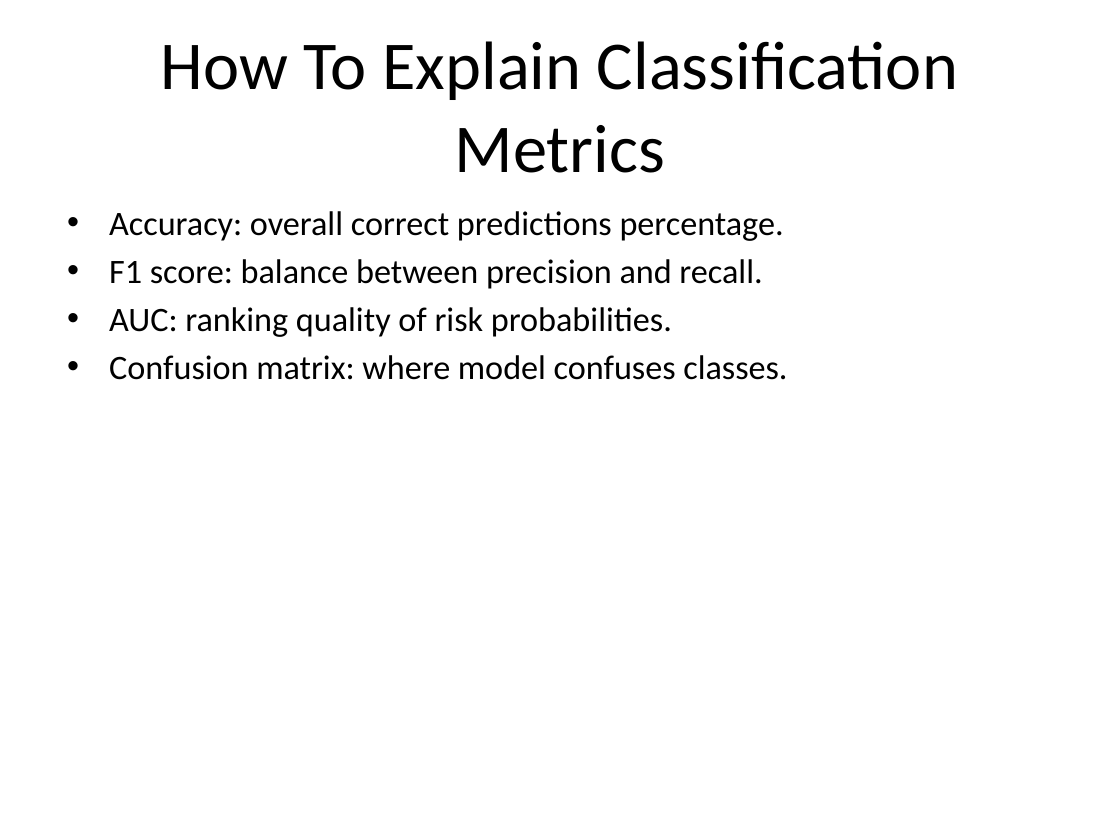
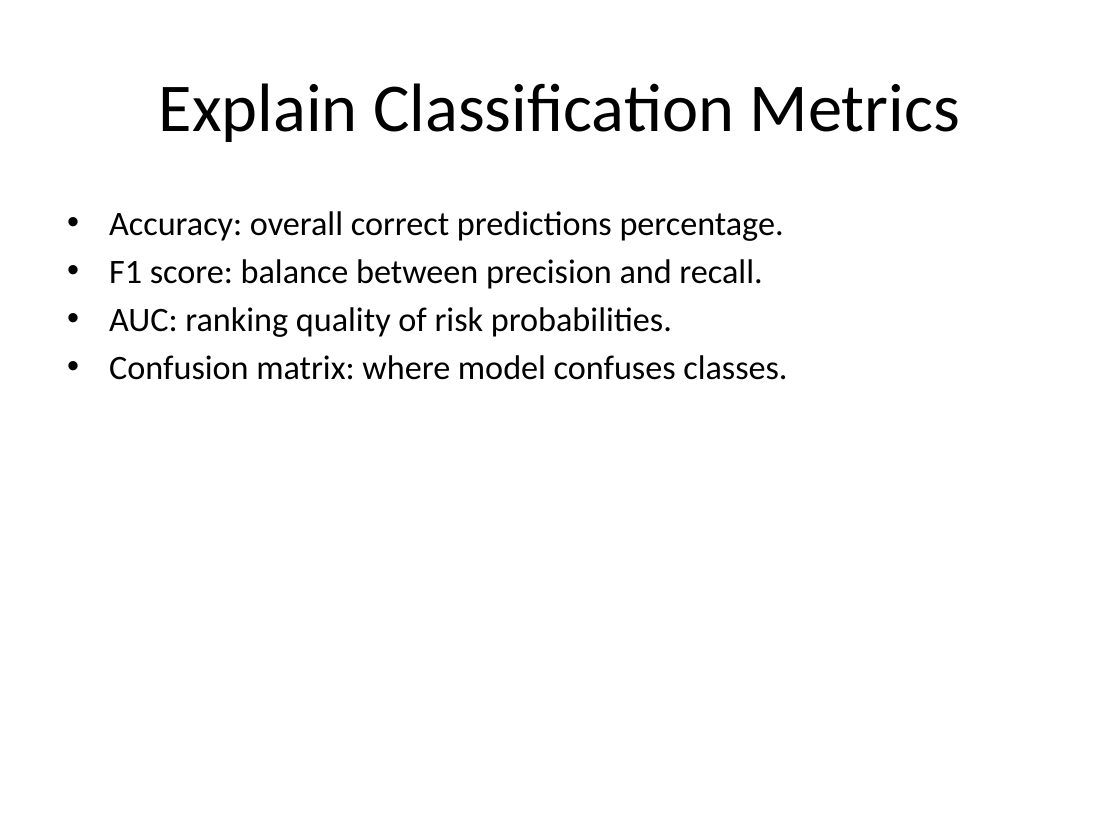
Before and after one commit to Meenakshipro/My-Projects, a slide deck: slide 19 of Project 3/docs/Rapido_Student_Teaching_Deck.pptx (slide 22 before the commit). Drawn at 1120x840 pixels with LibreOffice and Linux fonts; fonts in the diff are those of the drawing. Boxes give left, top, right and bottom in pixels: in the first picture for what was removed or moved away, otherwise in the second. Text is boxed around its words. In the diff, an @@ line names an element or a change of style, - is before the commit and + after.

```diff
--- a/Project 3/docs/Rapido_Student_Teaching_Deck.pptx
+++ b/Project 3/docs/Rapido_Student_Teaching_Deck.pptx
@@ title at [159,83,960,142]: text changed @@
-How To Explain Classification Metrics
+Explain Classification Metrics
```
Also in this commit, not shown: 12 other slides changed, 1 slide added, 11 slides removed, 4 other files.
